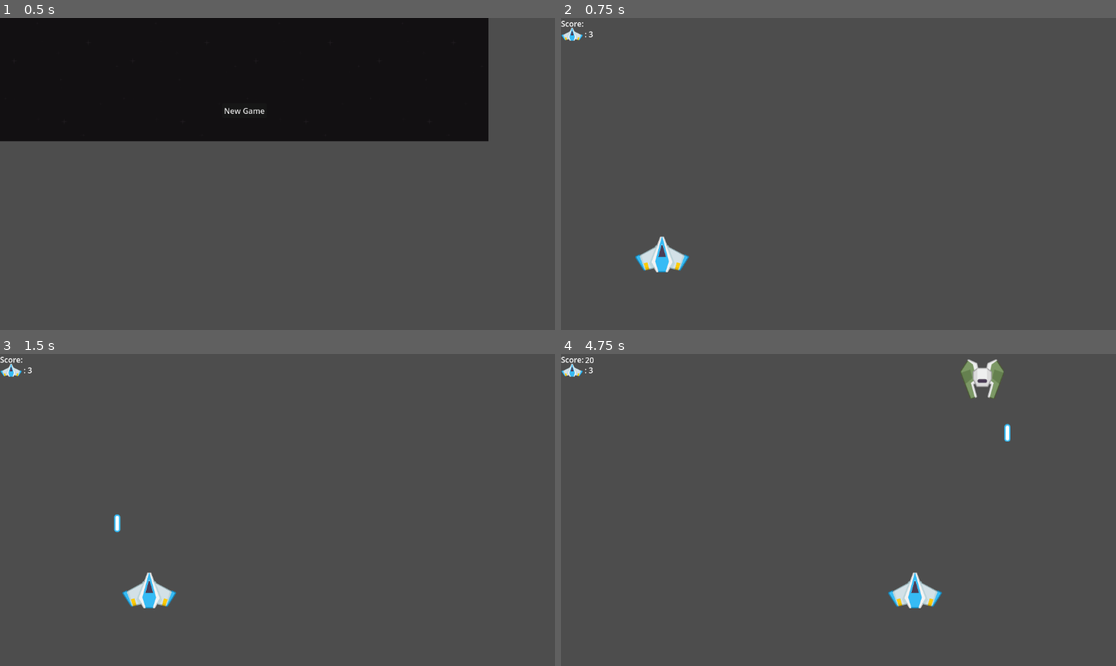
Above: before the commit, frames 1-4 (two rows, left to right).
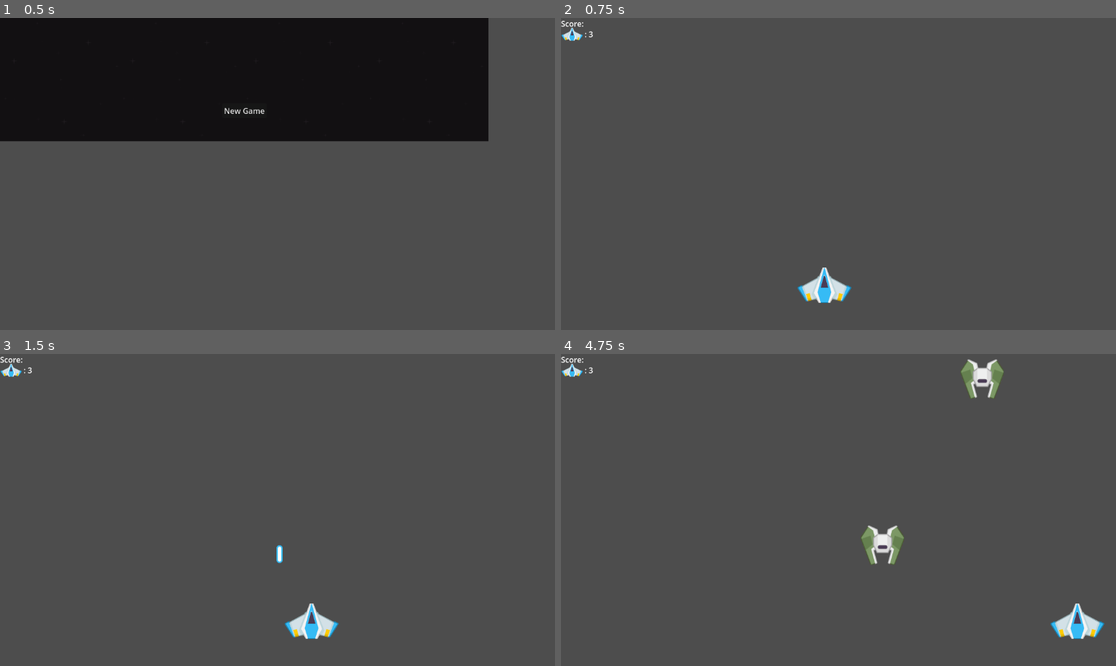
Above: after the commit, the same moments.

Repository: xPvtPancakes/space_shooter
Game: Godot game, scene res://Scenes/main_menu.tscn
Two runs of this game, one before a commit and one after it. Both use one fixed random seed, a clock stepped at 60 frames per second and the inputs below.
Inputs:
- Up to frame 1 (0.5 s): no input
- Up to frame 2 (0.75 s): click "New Game" at 0.5 s
- Up to frame 3 (1.5 s): tap Enter at 1.25 s; hold D (Right) from 1.28 s (still down); tap Space (Space) at 1.35 s
- Up to frame 4 (4.75 s): release D (Right) at 2.03 s; hold S (Down) 2.03-2.78 s; tap Space (Space) every 0.75 s from 2.1 to 4.35 s; hold D (Right) 2.78-3.53 s; hold W (Up) 3.53-4.28 s; hold A (Left) from 4.28 s (still down)

Frame 1 is identical in both runs. In frame 2, 1.2% of the frame differs, in the area x 13-53%, y 69-92%; in frame 3, 1.3%; in frame 4, 1.9%, in the area x 4-98%, y 1-92%.
Error after the commit: Cannot call method 'add_child' on a null value. (res://Scripts/green_enemy.gd:8)

Commit message:
messing around with shooting

Diff:
--- a/Scenes/game.tscn
+++ b/Scenes/game.tscn
@@ -1,8 +1,9 @@
-[gd_scene load_steps=7 format=3 uid="uid://dwfhd5do06amr"]
+[gd_scene load_steps=8 format=3 uid="uid://dwfhd5do06amr"]
 
 [ext_resource type="Script" path="res://Scripts/game.gd" id="1_v63fr"]
 [ext_resource type="PackedScene" uid="uid://cjbekul01iach" path="res://Scenes/blue_ship.tscn" id="2_g10mx"]
 [ext_resource type="PackedScene" uid="uid://cbg551gcxxdqy" path="res://Scenes/green_enemy.tscn" id="3_jv74c"]
+[ext_resource type="PackedScene" uid="uid://c03ry3wb554tu" path="res://Scenes/enemy_fire.tscn" id="5_ihcjc"]
 [ext_resource type="Texture2D" uid="uid://cnep1umono3ew" path="res://Spritesheet/sheet.png" id="6_uittp"]
 
 [sub_resource type="LabelSettings" id="LabelSettings_kea5m"]
@@ -18,7 +19,7 @@
 Enemy_scene = ExtResource("3_jv74c")
 
 [node name="blue_ship" parent="." instance=ExtResource("2_g10mx")]
-position = Vector2(105, 351)
+position = Vector2(-266, 89)
 
 [node name="Score" type="Label" parent="."]
 offset_right = 152.0
@@ -46,7 +47,7 @@
 offset_bottom = 45.0
 
 [node name="Start_position" type="Marker2D" parent="."]
-position = Vector2(553, 528)
+position = Vector2(442, 415)
 
 [node name="StartTimer" type="Timer" parent="."]
 wait_time = 0.5
@@ -55,7 +56,13 @@
 [node name="EnemyTimer" type="Timer" parent="."]
 
 [node name="EnemySpawn" type="Path2D" parent="."]
+position = Vector2(122.401, -28.8703)
+scale = Vector2(0.847926, 0.976945)
 curve = SubResource("Curve2D_lqaam")
+
+[node name="enemy_fire" parent="EnemySpawn" instance=ExtResource("5_ihcjc")]
+visible = false
+position = Vector2(1524.43, 110.299)
 
 [node name="EnemySpawnLocation" type="PathFollow2D" parent="EnemySpawn"]
 position = Vector2(-83, 50)
--- a/Scripts/game.gd
+++ b/Scripts/game.gd
@@ -39,7 +39,7 @@
 	$Lives_label.text = ": " + str(player_health)
 
 func New_game():
-	#$blue_ship.start($Start_position.position)
+	$blue_ship.position = $Start_position.position
 	$StartTimer.start()
 
 func Game_over():
--- a/Scripts/green_enemy.gd
+++ b/Scripts/green_enemy.gd
@@ -4,10 +4,10 @@
 
 
 func shooting():
-	#var b = enemy_fire.instantiate()
-	#owner.add_child(b)
-	#b.transform = $Guns.global_transform
-	pass
+	var b = enemy_fire.instantiate()
+	owner.add_child(b)
+	b.transform = $Guns.global_transform
+
 
 func _on_timer_timeout():
 	shooting()
